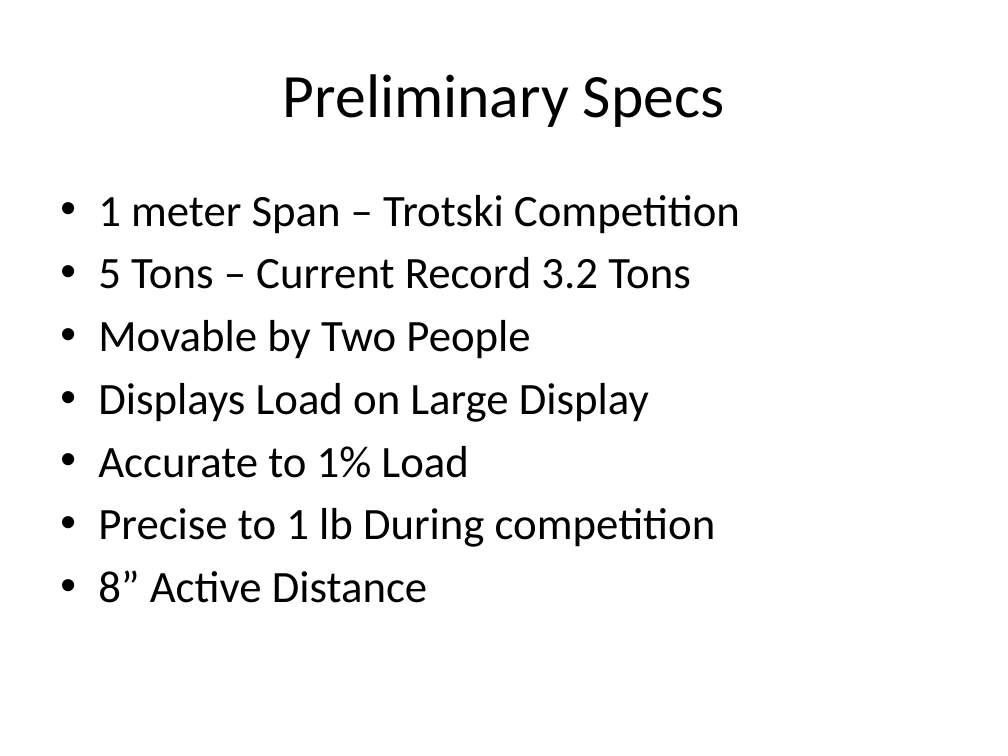
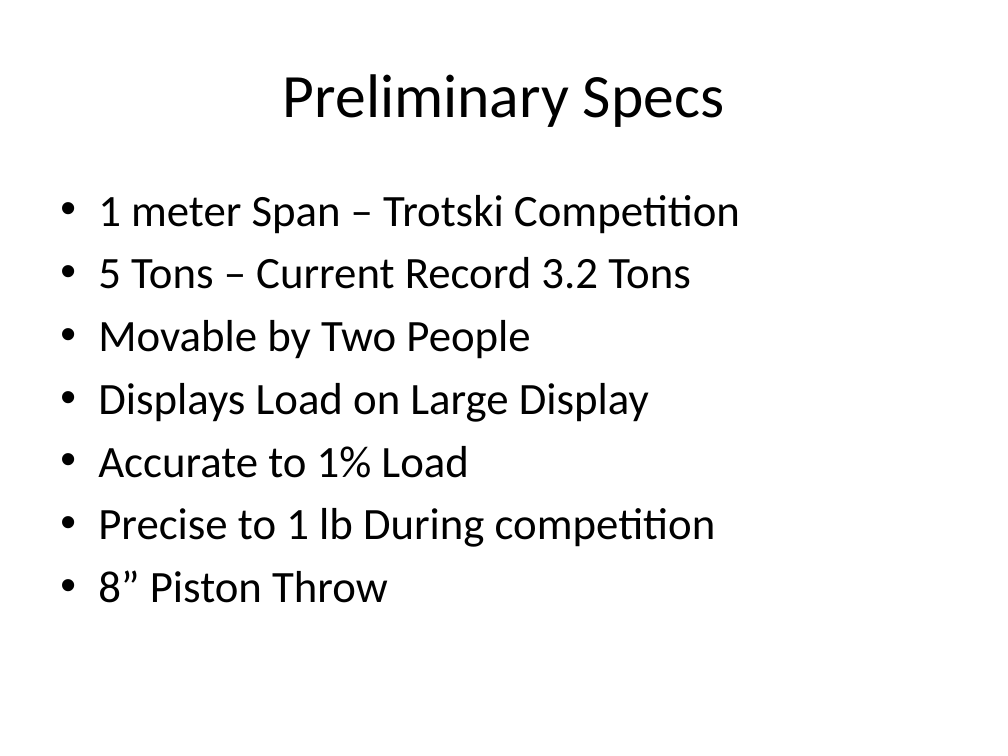
Before and after one commit to TheBengineer/Bridge-Tester, a slide deck: slide 2 of Presentations/November 6, 2013/Competition Bridge Tester.pptx. Drawn at 1008x756 pixels with LibreOffice and Linux fonts; fonts in the diff are those of the drawing. Boxes give left, top, right and bottom in pixels: in the first picture for what was removed or moved away, otherwise in the second. Text is boxed around its words. In the diff, an @@ line names an element or a change of style, - is before the commit and + after.

Commit message:
Final Version
Presented today, went well.

```diff
--- a/Presentations/November 6, 2013/Competition Bridge Tester.pptx
+++ b/Presentations/November 6, 2013/Competition Bridge Tester.pptx
@@ text at bbox=[98, 570, 388, 603]: text changed @@
-• 8” Active Distance
+• 8” Piston Throw
```
